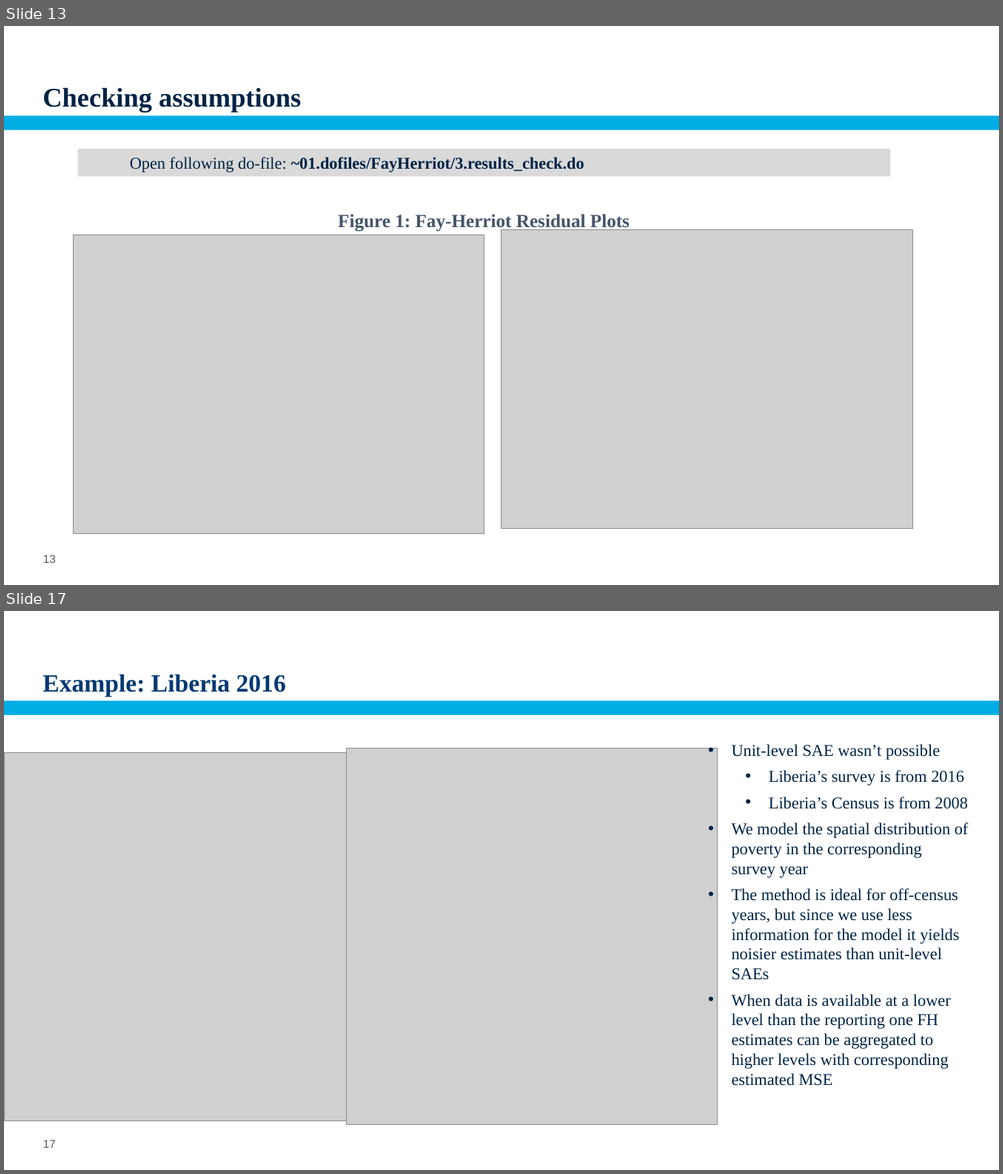
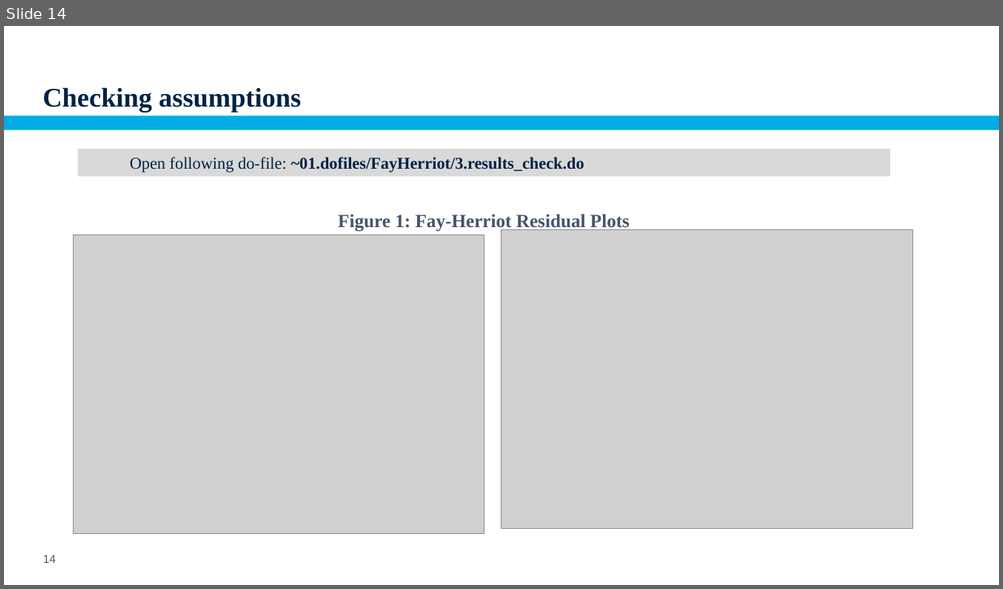
Before and after one commit to pcorralrodas/wb_sae_training, a slide deck: 03.Presentations/SAE_Areal_level.pptx. Shown one above the other, each under a label of ours: slides 13 and 17 before the commit, slide 14 after it; the slides between them are not shown. The pictures are 1003x1174 and 1003x589 pixels, drawn with LibreOffice and Linux fonts; fonts in the diff are those of the drawing; grey boxes stand for pictures; background and template pictures are left out. Boxes give left, top, right and bottom in pixels: in the first picture for what was removed or moved away, otherwise in the second. Text is boxed around its words. In the diff, an @@ line names an element or a change of style, - is before the commit and + after.

```diff
--- a/03.Presentations/SAE_Areal_level.pptx
+++ b/03.Presentations/SAE_Areal_level.pptx
@@ slide 17 removed at [4, 611, 999, 1170], background #FFFFFF; not listed: 1 template element that a slide beside it also shows @@
@@ title removed at [42, 674, 286, 697] @@
-Example: Liberia 2016
@@ picture removed at [4, 753, 367, 1122] @@
@@ picture removed at [347, 749, 717, 1125] @@
@@ text removed at [731, 744, 968, 1086] @@
-• Unit-level SAE wasn’t possible
-  • Liberia’s survey is from 2016
-  • Liberia’s Census is from 2008
-• We model the spatial distribution of poverty in the corresponding survey year
-• The method is ideal for off-census years, but since we use less information for the model it yields noisier estimates than unit-level SAEs
-• When data is available at a lower level than the reporting one FH estimates can be aggregated to higher levels with corresponding estimated MSE
@@ page number removed at [43, 1140, 56, 1148] @@
-17
@@ what was slide 13 is now slide 14 @@
@@ page number at [43, 555, 56, 563]: text changed @@
-13
+14
```
Also in this commit, not shown: 8 slides changed, 1 slide added, 1 other slide removed, 3 other files.
